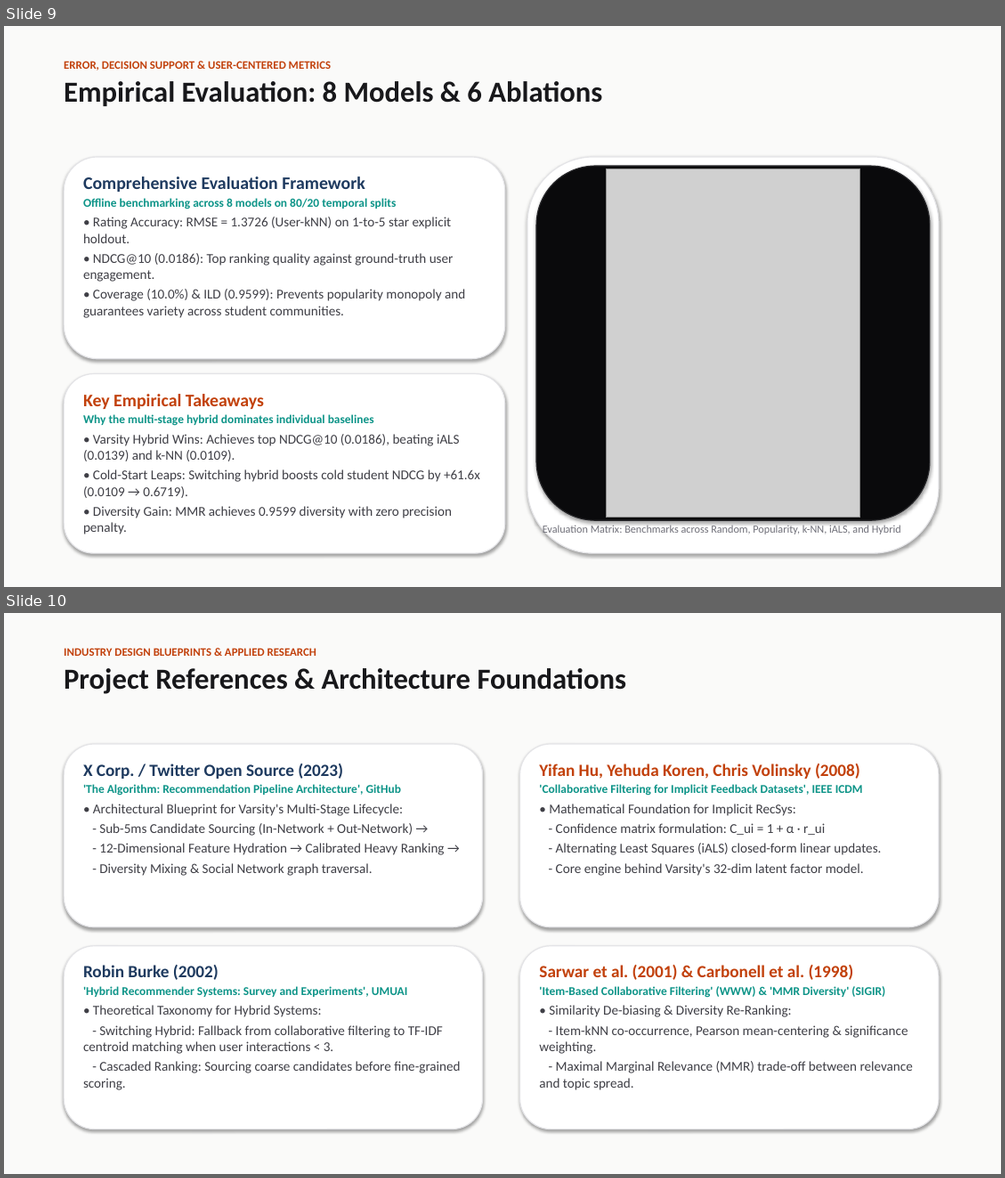
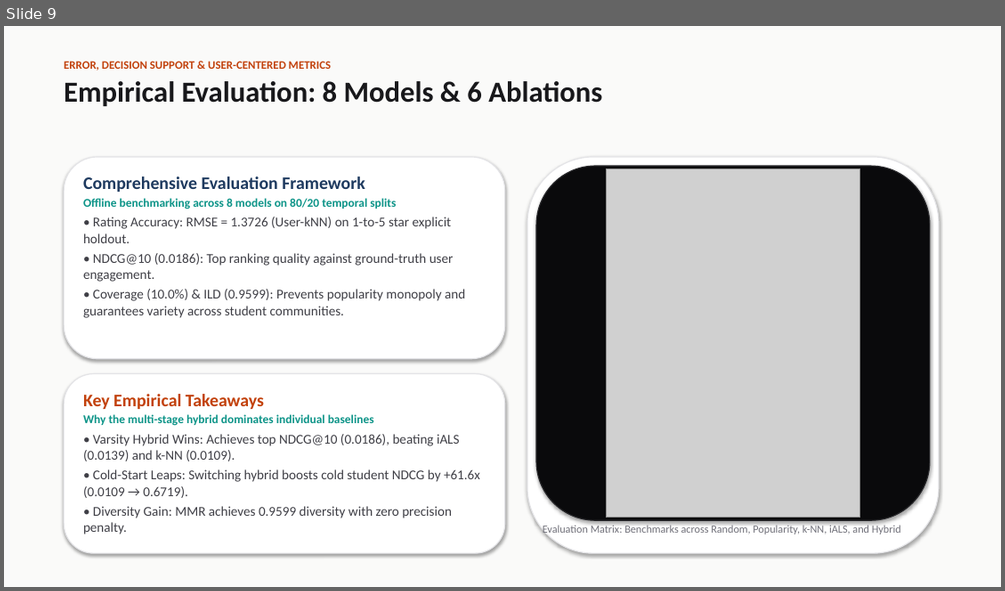
Before and after one commit to Sid-V5/CustomRecom, a slide deck: Varsity_RecSys_Presentation.pptx. Shown one above the other, each under a label of ours: slides 9 and 10 before the commit, slide 9 after it. The pictures are 1005x1178 and 1005x591 pixels, drawn with LibreOffice and Linux fonts; fonts in the diff are those of the drawing; grey boxes stand for pictures. Boxes give left, top, right and bottom in pixels: in the first picture for what was removed or moved away, otherwise in the second. Text is boxed around its words. In the diff, an @@ line names an element or a change of style, - is before the commit and + after.

Commit message:
refactor: streamline Slide 10 to strictly feature the 3 applied Column 2 references

```diff
--- a/Varsity_RecSys_Presentation.pptx
+++ b/Varsity_RecSys_Presentation.pptx
@@ slide 10 removed at box(4, 613, 1001, 1174), background #FFFFFF @@
@@ rectangle removed at box(4, 613, 1001, 1174) @@
@@ text removed at box(64, 648, 627, 694) @@
-INDUSTRY DESIGN BLUEPRINTS & APPLIED RESEARCH
-Project References & Architecture Foundations
@@ rounded rectangle removed at box(64, 744, 483, 927) @@
@@ rounded rectangle removed at box(520, 744, 938, 927) @@
@@ text removed at box(83, 763, 445, 876) @@
-X Corp. / Twitter Open Source (2023)
-'The Algorithm: Recommendation Pipeline Architecture', GitHub
-• Architectural Blueprint for Varsity's Multi-Stage Lifecycle:
-- Sub-5ms Candidate Sourcing (In-Network + Out-Network) →
-- 12-Dimensional Feature Hydration → Calibrated Heavy Ranking →
-- Diversity Mixing & Social Network graph traversal.
@@ text removed at box(539, 763, 881, 876) @@
-Yifan Hu, Yehuda Koren, Chris Volinsky (2008)
-'Collaborative Filtering for Implicit Feedback Datasets', IEEE ICDM
-• Mathematical Foundation for Implicit RecSys:
-- Confidence matrix formulation: C_ui = 1 + α · r_ui
-- Alternating Least Squares (iALS) closed-form linear updates.
-- Core engine behind Varsity's 32-dim latent factor model.
@@ rounded rectangle removed at box(64, 946, 483, 1129) @@
@@ rounded rectangle removed at box(520, 946, 938, 1129) @@
@@ text removed at box(83, 965, 460, 1090) @@
-Robin Burke (2002)
-'Hybrid Recommender Systems: Survey and Experiments', UMUAI
-• Theoretical Taxonomy for Hybrid Systems:
-- Switching Hybrid: Fallback from collaborative filtering to TF-IDF centroid matching when user interactions < 3.
-- Cascaded Ranking: Sourcing coarse candidates before fine-grained scoring.
@@ text removed at box(539, 965, 913, 1090) @@
-Sarwar et al. (2001) & Carbonell et al. (1998)
-'Item-Based Collaborative Filtering' (WWW) & 'MMR Diversity' (SIGIR)
-• Similarity De-biasing & Diversity Re-Ranking:
-- Item-kNN co-occurrence, Pearson mean-centering & significance weighting.
-- Maximal Marginal Relevance (MMR) trade-off between relevance and topic spread.
```
Also in this commit, not shown: 1 slide added, 3 other files.
